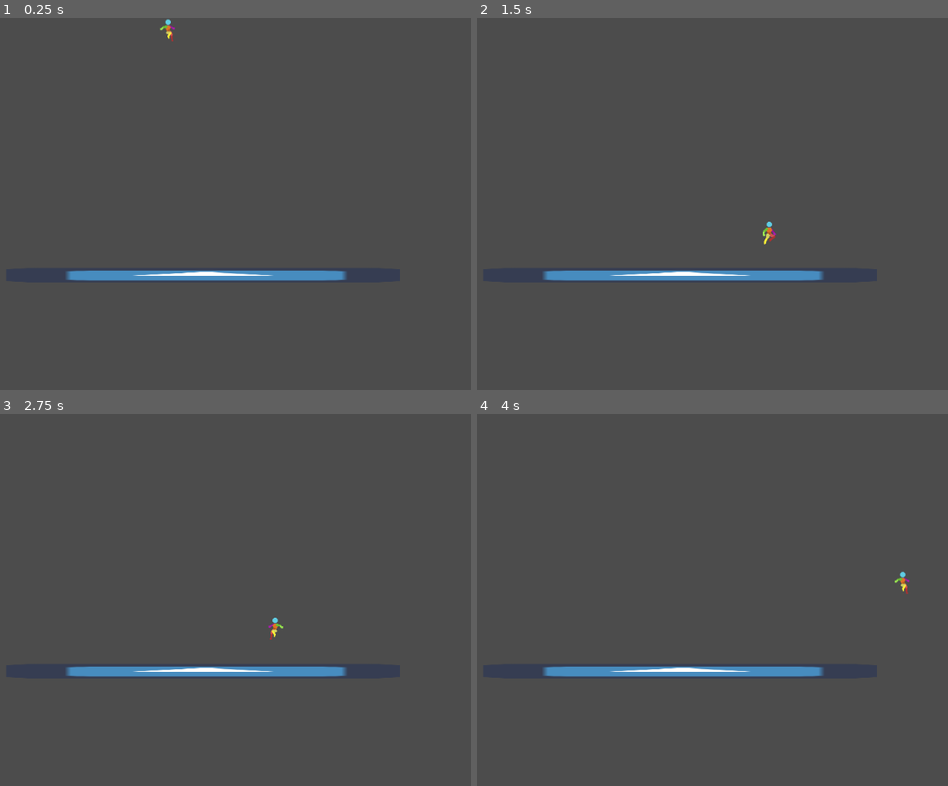
Above: before the commit, frames 1-4 (two rows, left to right).
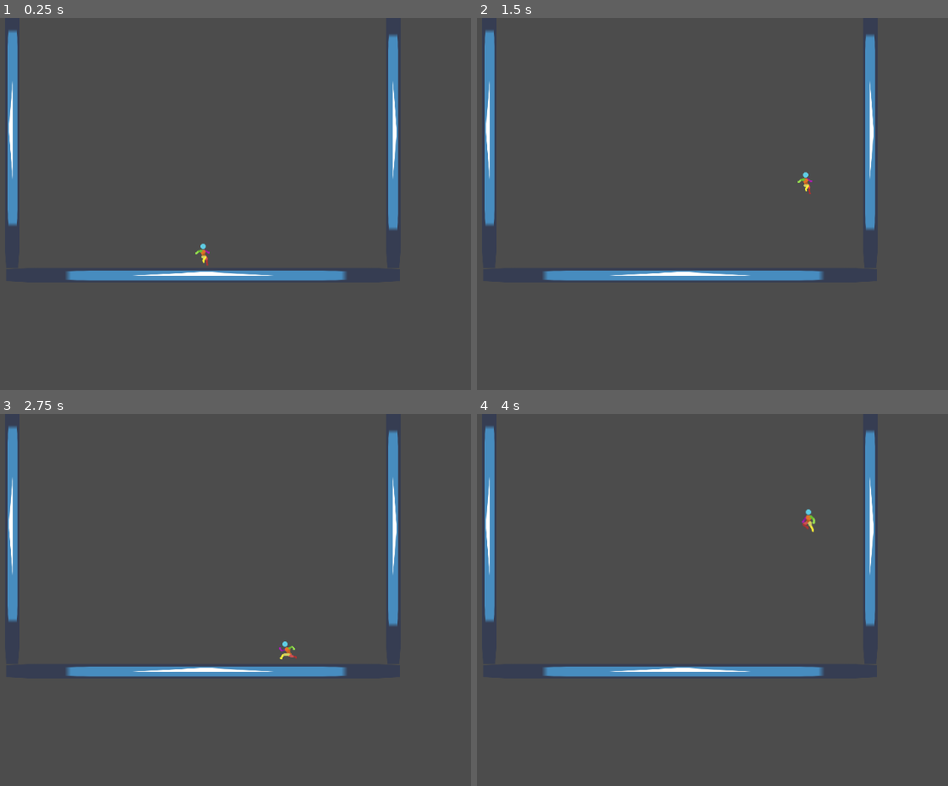
Above: after the commit, the same moments.

Repository: NoelKTheBest/sky-breaker
Game: Godot game, scene res://Scenes/World.tscn
The game is run twice, just before and just after one commit, with the same random seed, the same clock (stepped at 60 frames per second) and the same inputs. The engine's default icon, where the game draws it, is replaced by a stand-in: a white triangle on a blue panel in a dark square.
Inputs:
- Up to frame 1 (0.25 s): no input
- Up to frame 2 (1.5 s): hold D (move_right) from 0.53 s (still down); tap Space (jump) at 0.6, 0.77, 1.07, 1.35 s
- Up to frame 3 (2.75 s): tap Space (jump) at 1.52, 1.82, 2.1 s; release D (move_right) at 2.03 s; hold A (move_left) from 2.03 s (still down)
- Up to frame 4 (4 s): release A (move_left) at 2.78 s; hold D (move_right) from 2.78 s (still down); tap Space (jump) at 2.85, 3.02, 3.32, 3.6, 3.77 s

The runs differ from the first frame. In frame 1, 2.4% of the frame differs, in the area x 1-85%, y 0-67%; in frame 2, 2.4%; in frame 3, 2.4%; in frame 4, 2.4%, in the area x 1-92%, y 3-58%.

Commit message:
Add Wall jump

Diff:
--- a/sky-breaker/Scenes/Player.tscn
+++ b/sky-breaker/Scenes/Player.tscn
@@ -1,10 +1,11 @@
-[gd_scene load_steps=38 format=2]
+[gd_scene load_steps=45 format=2]
 
 [ext_resource path="res://AssetPack-V1/Sprite Sheets/Character Idle 48x48.png" type="Texture" id=1]
 [ext_resource path="res://AssetPack-V1/Sprite Sheets/player land 48x48.png" type="Texture" id=2]
 [ext_resource path="res://AssetPack-V1/Sprite Sheets/run cycle 48x48.png" type="Texture" id=3]
 [ext_resource path="res://AssetPack-V1/Sprite Sheets/player jump 48x48.png" type="Texture" id=4]
 [ext_resource path="res://Scripts/Player.gd" type="Script" id=5]
+[ext_resource path="res://AssetPack-V1/Sprite Sheets/wall land 48x48.png" type="Texture" id=6]
 
 [sub_resource type="CapsuleShape2D" id=1]
 
@@ -127,6 +128,30 @@
 [sub_resource type="AtlasTexture" id=32]
 atlas = ExtResource( 3 )
 region = Rect2( 336, 0, 48, 48 )
+
+[sub_resource type="AtlasTexture" id=33]
+atlas = ExtResource( 6 )
+region = Rect2( 0, 0, 48, 48 )
+
+[sub_resource type="AtlasTexture" id=34]
+atlas = ExtResource( 6 )
+region = Rect2( 48, 0, 48, 48 )
+
+[sub_resource type="AtlasTexture" id=35]
+atlas = ExtResource( 6 )
+region = Rect2( 96, 0, 48, 48 )
+
+[sub_resource type="AtlasTexture" id=36]
+atlas = ExtResource( 6 )
+region = Rect2( 144, 0, 48, 48 )
+
+[sub_resource type="AtlasTexture" id=37]
+atlas = ExtResource( 6 )
+region = Rect2( 192, 0, 48, 48 )
+
+[sub_resource type="AtlasTexture" id=38]
+atlas = ExtResource( 6 )
+region = Rect2( 240, 0, 48, 48 )
 
 [sub_resource type="SpriteFrames" id=2]
 animations = [ {
@@ -159,6 +184,11 @@
 "loop": true,
 "name": "Run",
 "speed": 10.0
+}, {
+"frames": [ SubResource( 33 ), SubResource( 34 ), SubResource( 35 ), SubResource( 36 ), SubResource( 37 ), SubResource( 38 ) ],
+"loop": false,
+"name": "Wall Cling",
+"speed": 10.0
 } ]
 
 [node name="KinematicBody2D" type="KinematicBody2D"]
@@ -170,5 +200,15 @@
 
 [node name="AnimatedSprite" type="AnimatedSprite" parent="."]
 frames = SubResource( 2 )
-animation = "Land"
+animation = "Wall Cling"
 frame = 1
+
+[node name="WallClingTimer" type="Timer" parent="."]
+wait_time = 2.5
+one_shot = true
+
+[node name="WallJumpTimer" type="Timer" parent="."]
+wait_time = 0.5
+
+[connection signal="timeout" from="WallClingTimer" to="." method="_on_WallCingTimer_timeout"]
+[connection signal="timeout" from="WallJumpTimer" to="." method="_on_WallJumpTimer_timeout"]
--- a/sky-breaker/Scenes/World.tscn
+++ b/sky-breaker/Scenes/World.tscn
@@ -9,16 +9,47 @@
 [node name="Node2D" type="Node2D"]
 
 [node name="KinematicBody2D" parent="." instance=ExtResource( 1 )]
+position = Vector2( 448, 343 )
 
-[node name="StaticBody2D" type="StaticBody2D" parent="."]
+[node name="Floor" type="StaticBody2D" parent="."]
 position = Vector2( 447, 390 )
 __meta__ = {
 "_edit_group_": true
 }
 
-[node name="CollisionShape2D" type="CollisionShape2D" parent="StaticBody2D"]
+[node name="CollisionShape2D" type="CollisionShape2D" parent="Floor"]
 shape = SubResource( 1 )
 
-[node name="Sprite" type="Sprite" parent="StaticBody2D"]
+[node name="Sprite" type="Sprite" parent="Floor"]
 scale = Vector2( 9.3125, 0.34375 )
 texture = ExtResource( 2 )
+
+[node name="Right Wall" type="StaticBody2D" parent="."]
+position = Vector2( 735, 170 )
+rotation = 1.5708
+scale = Vector2( 0.7, 1 )
+__meta__ = {
+"_edit_group_": true
+}
+
+[node name="CollisionShape2D" type="CollisionShape2D" parent="Right Wall"]
+shape = SubResource( 1 )
+
+[node name="Sprite" type="Sprite" parent="Right Wall"]
+scale = Vector2( 9.3125, 0.34375 )
+texture = ExtResource( 2 )
+
+[node name="Left Wall" type="StaticBody2D" parent="."]
+position = Vector2( 158, 170 )
+rotation = 4.71239
+scale = Vector2( 0.7, 1 )
+__meta__ = {
+"_edit_group_": true
+}
+
+[node name="CollisionShape2D" type="CollisionShape2D" parent="Left Wall"]
+shape = SubResource( 1 )
+
+[node name="Sprite" type="Sprite" parent="Left Wall"]
+scale = Vector2( 9.3125, 0.34375 )
+texture = ExtResource( 2 )
--- a/sky-breaker/Scripts/Player.gd
+++ b/sky-breaker/Scripts/Player.gd
@@ -4,11 +4,19 @@
 const SPEED = 200.0
 const JUMP_VELOCITY = -300.0
 var velocity = Vector2(0, 0)
+var cling_to_wall
+var cling_dir
+var cling_duration
+var timer_started
+var wall_jump
 
 # Called when the node enters the scene tree for the first time.
 func _ready():
 	#$AnimatedSprite.play("Idle")
-	pass
+	cling_to_wall = false
+	cling_duration = 5.0
+	cling_dir = 0
+	timer_started = false
 
 func _process(delta):
 	if velocity.x == 0 and is_on_floor():
@@ -16,17 +24,28 @@
 	elif velocity.x != 0 and is_on_floor():
 		$AnimatedSprite.play("Run")
 	else:
-		if (velocity.y > -1 and velocity.y < 1):
+		if (velocity.y > -5 and velocity.y < 5) and !cling_to_wall:
 			$AnimatedSprite.play("Airborne")
 
-		if velocity.y > 0:
+		if velocity.y > 5:
 			$AnimatedSprite.play("Fall")
+
+	if cling_to_wall and !timer_started:
+		$WallClingTimer.start()
+		timer_started = true
+
+	if wall_jump:
+		$AnimatedSprite.play("Jump")
 
 
 func _physics_process(delta):
 	# Add the gravity.
 	if not is_on_floor():
 		velocity.y += gravity * delta
+
+	if is_on_floor() and timer_started:
+		timer_started = false
+		if cling_to_wall: cling_to_wall == false
 
 	# Handle Jump.
 	if Input.is_action_just_pressed("jump") and is_on_floor():
@@ -35,15 +54,51 @@
 
 	# Get the input direction and handle the movement/deceleration.
 	# As good practice, you should replace UI actions with custom gameplay actions.
+
 	var direction = Input.get_axis("move_left", "move_right")
-	if direction:
-		velocity.x = direction * SPEED
-	else:
-		velocity.x = move_toward(velocity.x, 0, SPEED)
 
-	if direction < 0:
+	if !wall_jump:
+		if direction:
+			velocity.x = direction * SPEED
+		else:
+			velocity.x = move_toward(velocity.x, 0, SPEED)
+
+	if direction < 0 or velocity.x < 0:
 		$AnimatedSprite.flip_h = true
-	elif direction > 0:
+	elif direction > 0 or velocity.x > 0:
 		$AnimatedSprite.flip_h = false
 
+	if is_on_wall():
+		if direction != 0 and direction != cling_dir and !cling_to_wall and !timer_started and !wall_jump:
+			velocity = Vector2.ZERO
+			cling_dir = direction
+			cling_to_wall = true
+			#print("cling to wall")
+			$AnimatedSprite.play("Wall Cling")
+		elif direction == cling_dir and cling_to_wall:
+			velocity = Vector2.ZERO
+			#print("hang onto wall")
+
+			if Input.is_action_just_pressed("jump"):
+				velocity = Vector2(-direction * SPEED, JUMP_VELOCITY)
+				wall_jump = true
+				$WallJumpTimer.start()
+		elif direction != cling_dir and cling_to_wall:
+			#print("push off wall")
+			pass
+		elif direction == cling_dir and !cling_to_wall:
+			#print("timeout")
+			cling_dir = 0
+			pass
+
 	move_and_slide(velocity, Vector2(0, -1))
+
+
+func _on_WallCingTimer_timeout():
+	cling_to_wall = false
+	# timer_started = false
+	#print("timer stopped")
+
+
+func _on_WallJumpTimer_timeout():
+	wall_jump = false
Not shown, changed: sky-breaker/todo.txt
